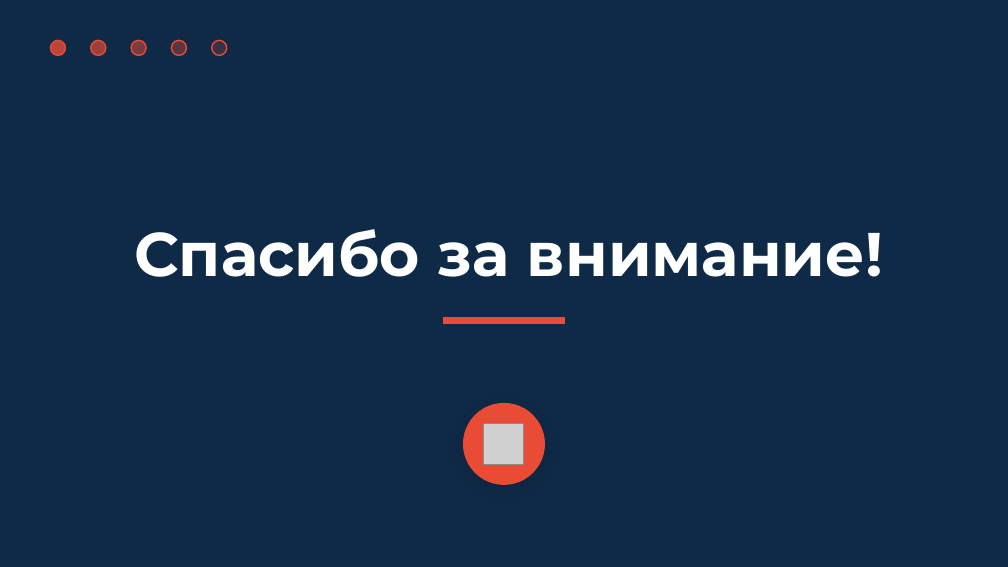
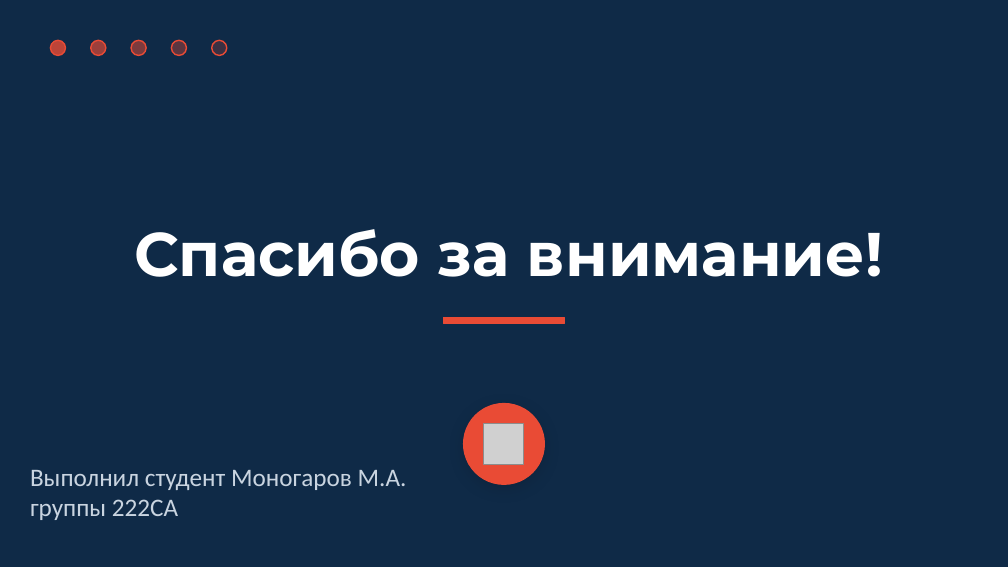
Before and after one commit to koki2222/dimloll, a slide deck: slide 14 of Презентация .pptx (slide 13 before the commit). Drawn at 1008x567 pixels with LibreOffice and Linux fonts; fonts in the diff are those of the drawing; grey boxes stand for pictures. Boxes give left, top, right and bottom in pixels: in the first picture for what was removed or moved away, otherwise in the second. Text is boxed around its words. In the diff, an @@ line names an element or a change of style, - is before the commit and + after.

```diff
--- a/Презентация .pptx
+++ b/Презентация .pptx
@@ text added at box(30, 470, 407, 520), 18 pt, text #C9D4E0 @@
+Выполнил студент Моногаров М.А.
+группы 222СА
```
Also in this commit, not shown: 2 other slides changed, 1 slide added, 1 other file.
